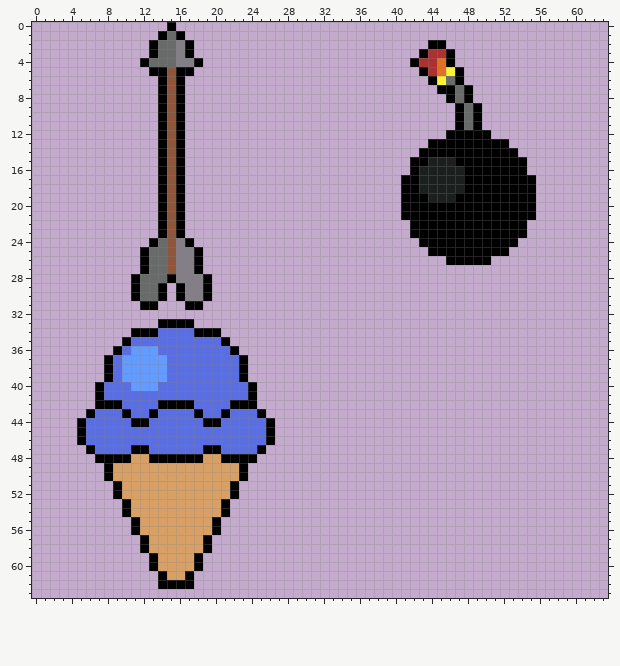
File history of a pixel-art sprite, DigAndDefend/Assets/Niels/Sprites/Projectiles.png. The picture above is the old version.
The file is 64x64 pixels.
After:
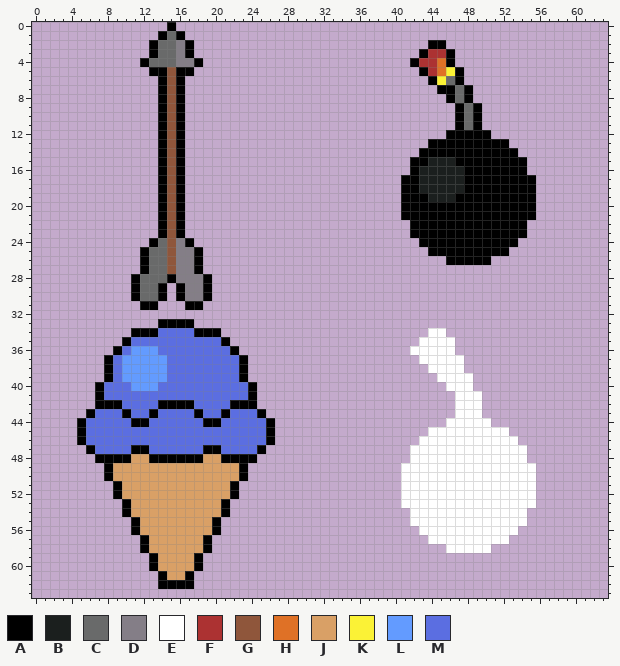
Palette (. is transparent): A #000000  B #1b1f1e  C #696a6a  D #847e87  E #ffffff  F #ac3232  G #8f563b  H #df7126  J #d9a066  K #fbf236  L #639bff  M #5b6ee1
Diff:
@@ x 39..57 @@
 33 ...................
-34 ...................
-35 ...................
-36 ...................
-37 ...................
-38 ...................
-39 ...................
-40 ...................
-41 ...................
-42 ...................
-43 ...................
-44 ...................
-45 ...................
-46 ...................
-47 ...................
-48 ...................
-49 ...................
-50 ...................
-51 ...................
-52 ...................
-53 ...................
-54 ...................
-55 ...................
-56 ...................
-57 ...................
-58 ...................
+34 .....EE............
+35 ....EEEE...........
+36 ...EEEEE...........
+37 ....EEEEE..........
+38 .....EEEE..........
+39 ......EEEE.........
+40 .......EEE.........
+41 ........EEE........
+42 ........EEE........
+43 ........EEE........
+44 .......EEEEE.......
+45 .....EEEEEEEEE.....
+46 ....EEEEEEEEEEE....
+47 ...EEEEEEEEEEEEE...
+48 ...EEEEEEEEEEEEE...
+49 ..EEEEEEEEEEEEEEE..
+50 ..EEEEEEEEEEEEEEE..
+51 ..EEEEEEEEEEEEEEE..
+52 ..EEEEEEEEEEEEEEE..
+53 ..EEEEEEEEEEEEEEE..
+54 ...EEEEEEEEEEEEE...
+55 ...EEEEEEEEEEEEE...
+56 ....EEEEEEEEEEE....
+57 .....EEEEEEEEE.....
+58 .......EEEEE.......
 59 ...................
